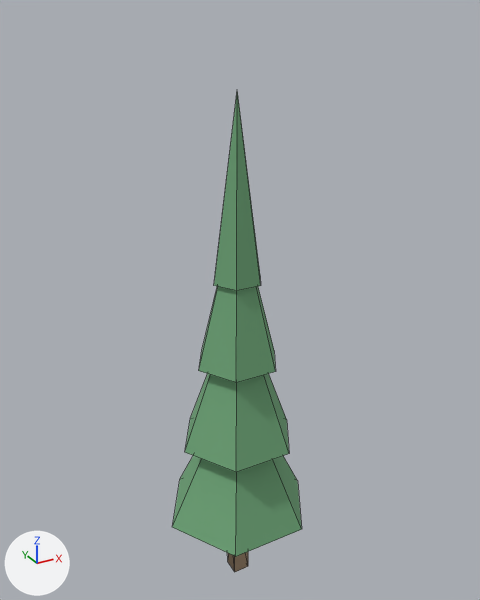
A saved change to the OBJ model examples/night-walk/res/models/pine.obj.
The view is the same before and after, from a 50 mm camera at (-1.56, -2.87, 3.3) aimed at (0.06, 0.08, 1.83). The lights are fixed; the arrows at lower left show +X, +Y and +Z. The picture after the commit comes second. Mesh edges are drawn as thin lines. Where no turn or scale is listed for an object, it has been applied to the vertices.

Objects in the first picture: 'pine'.
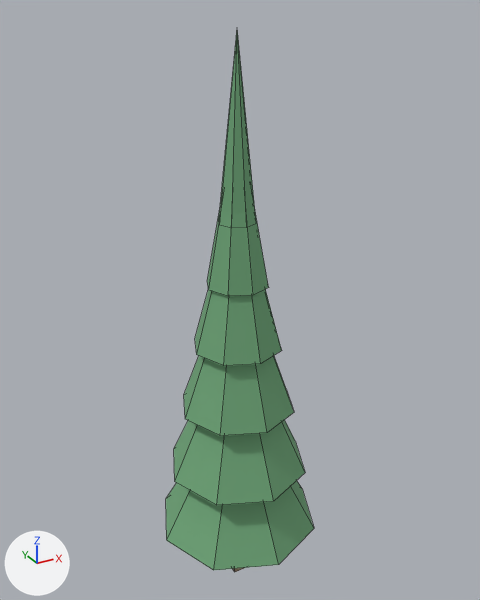
The change, as a list of edits to the scene's bpy script:
```text
Change me_pine:
    used by ob_pine; location = (0.0, 0.0, 0.0)
    verts and faces of me_pine; kept vertices keep their numbers, new ones are numbered from 36
    remove me_pine.from_pydata(...)  # 36 vertices, 32 faces; spans x -0.44..0.44, y -0.38..0.38, z 0.0..2.95
    add me_pine.from_pydata(...)  # 62 vertices, 56 faces; spans x -0.48..0.48, y -0.48..0.48, z 0.0..3.22
    me_pine part 1: the loose piece of 7 vertices spanning x -0.44..0.44, y -0.38..0.38, z 0.5..1.4 is rebuilt with 9 vertices and now spans x -0.48..0.48, y -0.48..0.48, z 0.42..1.3
    me_pine part 2: the loose piece of 7 vertices spanning x -0.14..0.14, y -0.12..0.12, z 1.98..2.95 is rebuilt with 9 vertices and now spans x -0.17..0.17, y -0.17..0.17, z 1.96..2.86
    me_pine part 3: the loose piece of 7 vertices spanning x -0.24..0.24, y -0.21..0.21, z 1.5..2.4 is rebuilt with 9 vertices and now spans x -0.25..0.25, y -0.25..0.25, z 1.6..2.5
    me_pine part 4: the loose piece of 7 vertices spanning x -0.34..0.34, y -0.29..0.29, z 1.0..1.9 is rebuilt with 9 vertices and now spans x -0.33..0.33, y -0.33..0.33, z 1.22..2.12
    me_pine part 5
    add verts[36] = (0.41, 0.0, 0.82)  # pixel (295, 440)
    add verts[37] = (0.29, -0.29, 0.82)  # pixel (305, 472)
    add verts[38] = (0.0, -0.41, 0.82)  # pixel (273, 501)
    add verts[39] = (-0.29, -0.29, 0.82)  # pixel (216, 505)
    add verts[40] = (-0.41, 0.0, 0.82)  # pixel (174, 481)
    add verts[41] = (-0.29, 0.29, 0.82)  # pixel (173, 448)
    add verts[42] = (0.0, 0.41, 0.82)
    add verts[43] = (0.29, 0.29, 0.82)
    add verts[44] = (0.0, 0.0, 1.72)
    add faces += [(36, 37, 44), (37, 38, 44), (38, 39, 44), (39, 40, 44), (40, 41, 44), (41, 42, 44)]  # mat_needles (green #6fa679)
    add faces += [(42, 43, 44), (36, 44, 43)]  # mat_needles (green #6fa679)
    me_pine part 6
    add verts[45] = (0.1, 0.0, 2.3)
    add verts[46] = (0.07, -0.07, 2.3)  # pixel (256, 223)
    add verts[47] = (0.0, -0.1, 2.3)  # pixel (246, 227)
    add verts[48] = (-0.07, -0.07, 2.3)  # pixel (231, 228)
    add verts[49] = (-0.1, 0.0, 2.3)  # pixel (219, 225)
    add verts[50] = (-0.07, 0.07, 2.3)  # pixel (218, 220)
    add verts[51] = (0.0, 0.1, 2.3)
    add verts[52] = (0.07, 0.07, 2.3)
    add verts[53] = (0.0, 0.0, 3.22)
    add faces += [(45, 46, 53), (46, 47, 53), (47, 48, 53), (48, 49, 53), (49, 50, 53), (50, 51, 53)]  # mat_needles (green #6fa679)
    add faces += [(51, 52, 53), (45, 53, 52)]  # mat_needles (green #6fa679)
```

What differs and where, as boxes (x1, y1, x2, y2) in the pictures (480 x 600 px):
'pine', reshaped (14% wider, 12% taller)
    before: (172, 92, 302, 572)
    after: (166, 32, 314, 572)
part 1 of me_pine, rebuilt
    before: (172, 456, 302, 556)
    after: (166, 481, 314, 570)
part 2 of me_pine, rebuilt
    before: (214, 92, 260, 291)
    after: (207, 209, 269, 296)
part 3 of me_pine, rebuilt
    before: (199, 286, 275, 383)
    after: (195, 289, 282, 366)
part 4 of me_pine, rebuilt
    before: (185, 374, 289, 472)
    after: (184, 356, 294, 436)
part 5 of me_pine, added (green)
    after: (174, 420, 305, 505)
part 6 of me_pine, added (green)
    after: (220, 32, 255, 214)
